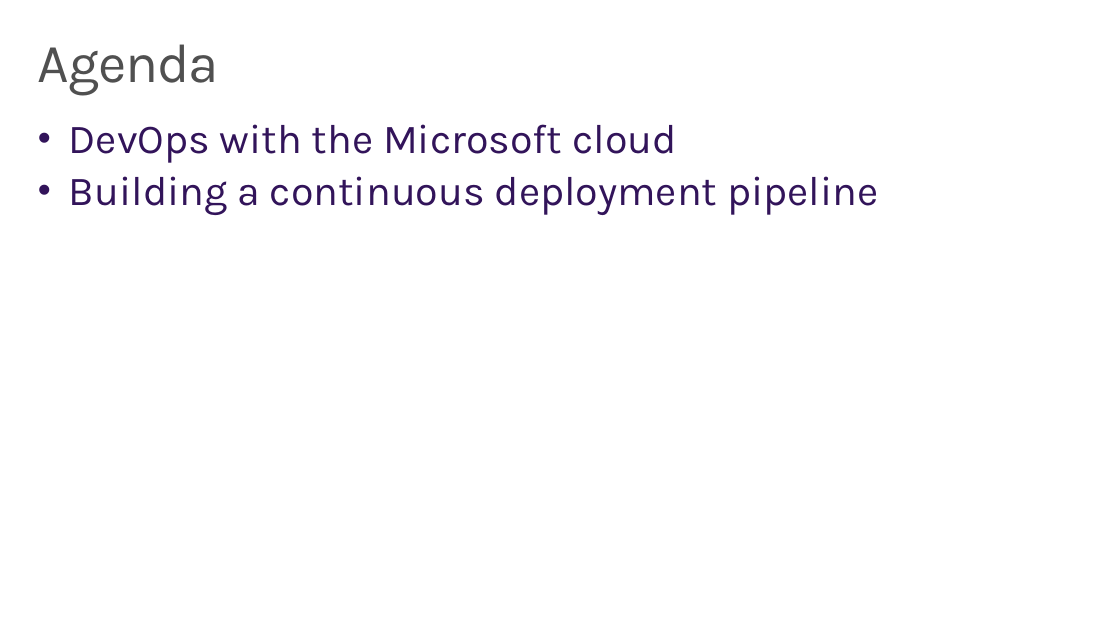
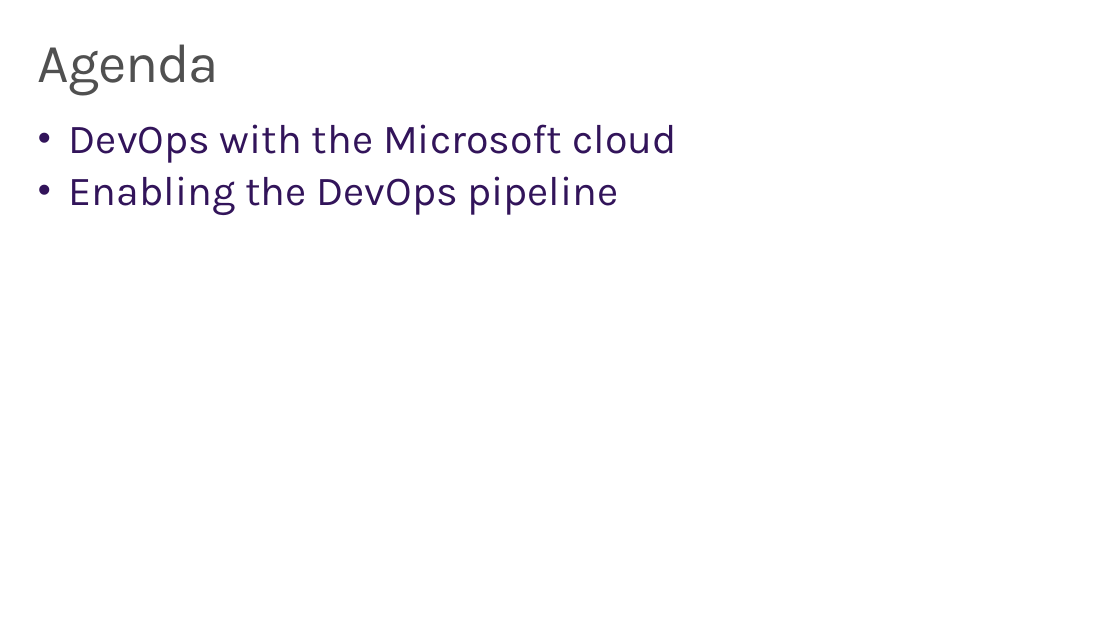
Before and after one commit to wely/DevCamp, a slide deck: slide 2 of Presentation/Module04-DevOps.pptx. Drawn at 1120x630 pixels with LibreOffice and Linux fonts; fonts in the diff are those of the drawing; background and template pictures are left out. Boxes give left, top, right and bottom in pixels: in the first picture for what was removed or moved away, otherwise in the second. Text is boxed around its words. In the diff, an @@ line names an element or a change of style, - is before the commit and + after.

```diff
--- a/Presentation/Module04-DevOps.pptx
+++ b/Presentation/Module04-DevOps.pptx
@@ text at [69, 176, 618, 215]: text changed @@
-• Building a continuous deployment pipeline
+• Enabling the DevOps pipeline
```
Also in this commit, not shown: 1 other slide changed, 13 slides added, 2 slides removed, 1 other file.
